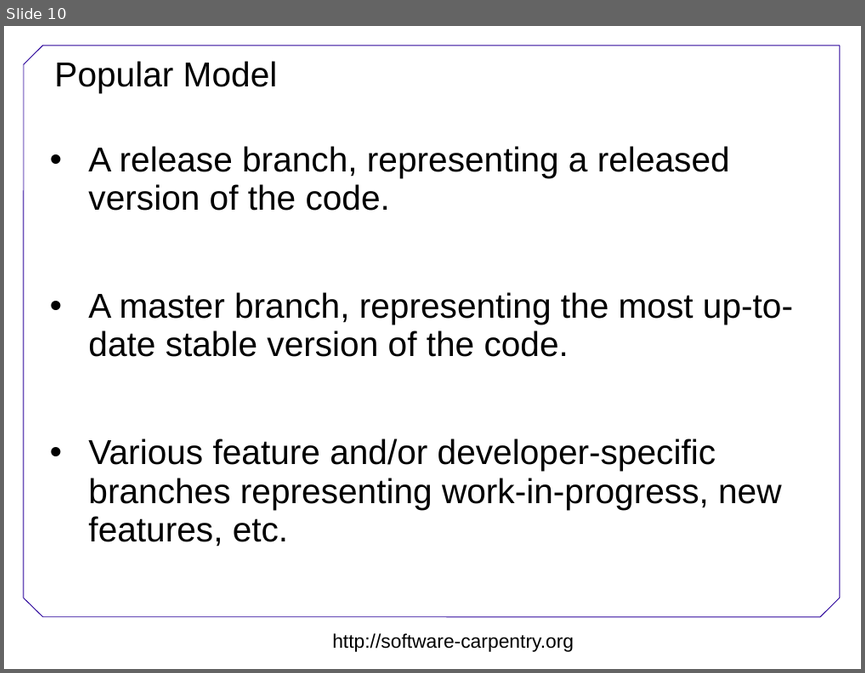
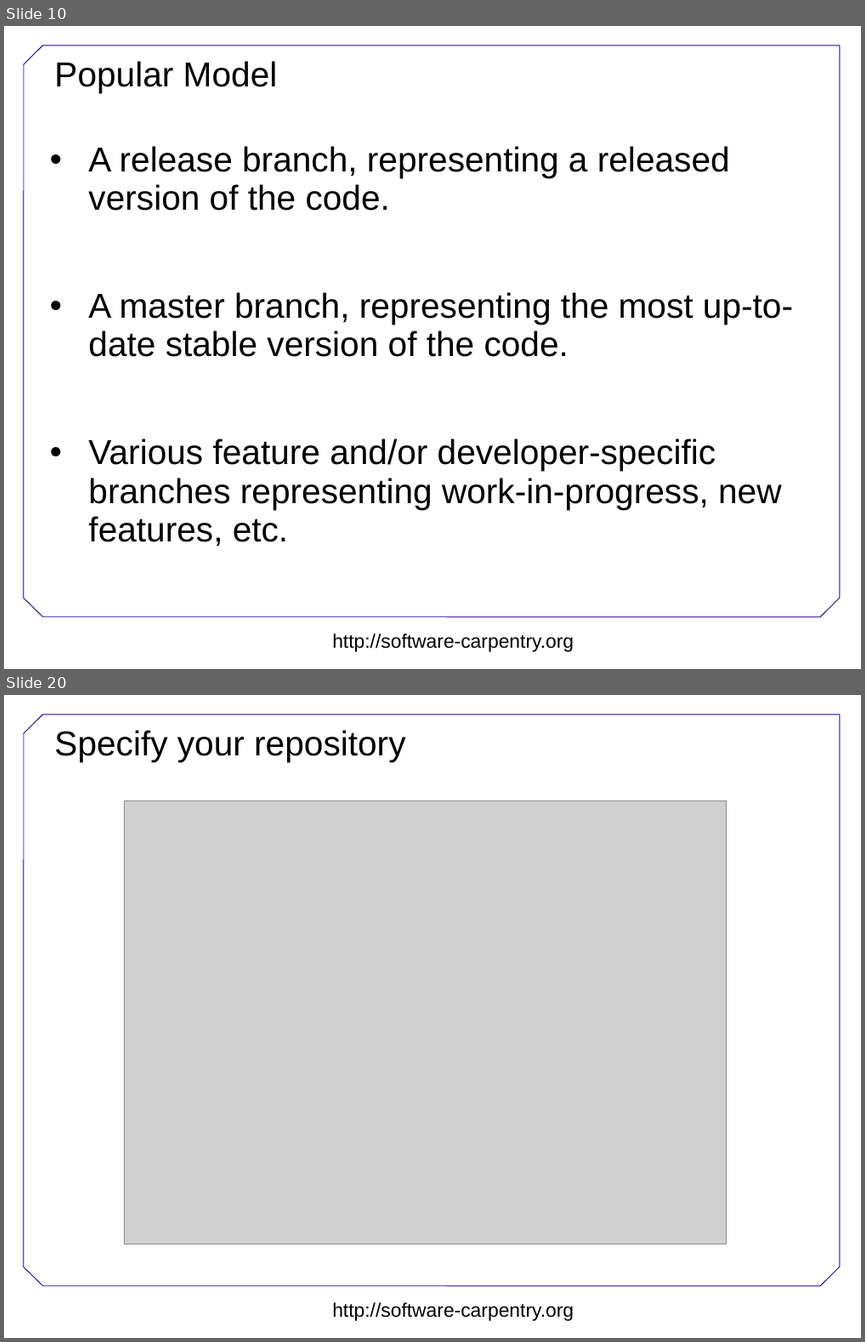
Before and after one commit to swcarpentry/DEPRECATED-boot-camps, a slide deck: version-control/Version-control.ppt. Shown one above the other, each under a label of ours: slide 10 before the commit, slides 10 and 20 after it; the slides between them are not shown. The pictures are 865x673 and 865x1342 pixels, drawn with LibreOffice and Linux fonts; fonts in the diff are those of the drawing; grey boxes stand for pictures; background and template pictures are left out. Boxes give left, top, right and bottom in pixels: in the first picture for what was removed or moved away, otherwise in the second. Text is boxed around its words. In the diff, an @@ line names an element or a change of style, - is before the commit and + after.

Commit message:
Added some images of setting up Bitbucket. Best to do live but there for back-up.

```diff
--- a/version-control/Version-control.ppt
+++ b/version-control/Version-control.ppt
@@ slide 20 added at (4, 695, 861, 1338), background #FFFFFF; not listed: 8 template elements that a slide beside it also shows @@
@@ title added at (54, 730, 405, 761), 32 pt, text #000000 @@
+Specify your repository
@@ picture added at (124, 800, 726, 1243) @@
```
Also in this commit, not shown: 2 slides changed, 13 other slides added, 1 slide removed.
